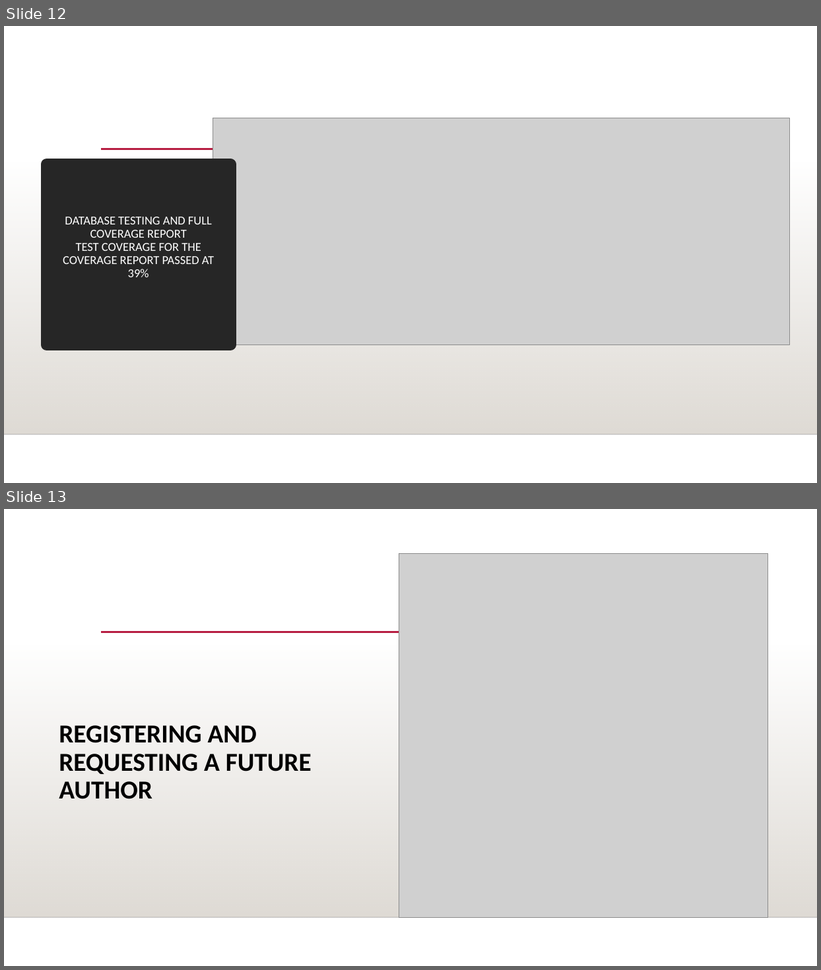
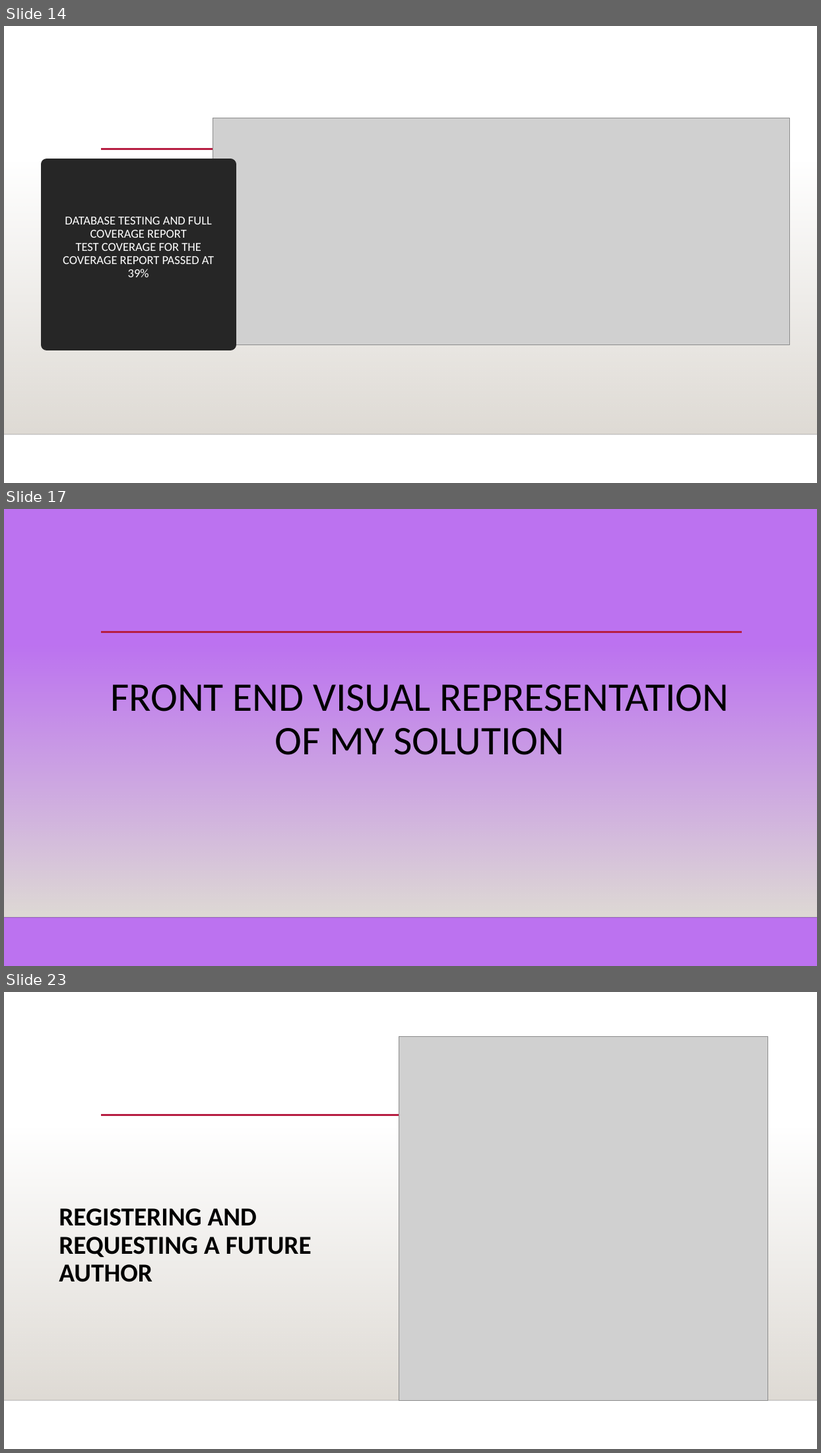
Before and after one commit to Shana12345/ChristianWeb, a slide deck: OOP Based Application.pptx. Shown one above the other, each under a label of ours: slides 12 and 13 before the commit, slides 14, 17 and 23 after it; the slides between them are not shown. The pictures are 821x970 and 821x1453 pixels, drawn with LibreOffice and Linux fonts; fonts in the diff are those of the drawing; grey boxes stand for pictures; background and template pictures are left out. Boxes give left, top, right and bottom in pixels: in the first picture for what was removed or moved away, otherwise in the second. Text is boxed around its words. In the diff, an @@ line names an element or a change of style, - is before the commit and + after.

```diff
--- a/OOP Based Application.pptx
+++ b/OOP Based Application.pptx
@@ slide 17 added at [4, 509, 817, 966], background #BC72F0; not listed: 3 template elements that a slide beside it also shows @@
@@ title added at [110, 685, 729, 755], 48 pt, text #000000 @@
+FRONT END VISUAL REPRESENTATION OF MY SOLUTION
@@ what was slide 12 is now slide 14 @@
@@ what was slide 13 is now slide 23 @@
```
Also in this commit, not shown: 3 slides changed, 12 other slides added.
